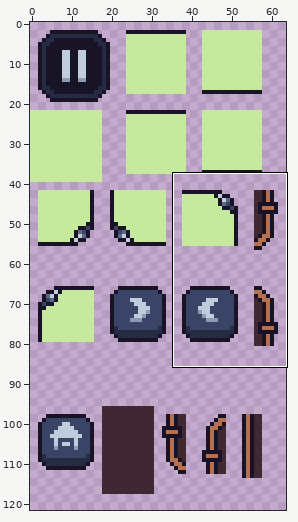
Sprite sheet -- Otis/images/dashboard-sheet2.png. Above, an overview of the earlier version with the close-up marked.
Close-up. As it was:
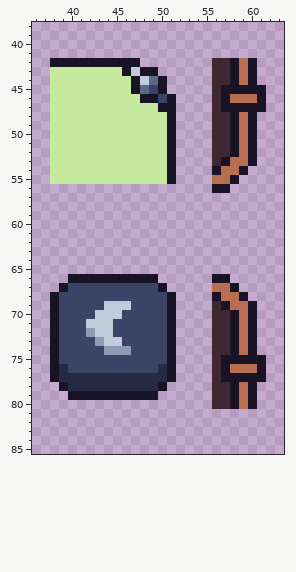
The file is 64x128 pixels. Colours within 5 levels of each other are drawn and written as one. Shown: x 36..63, y 38..85. The wide view leaves out empty margins.
The same view after the edit:
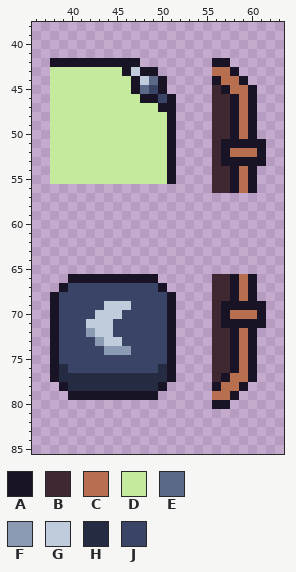
Palette (. is transparent): A #181425  B #3f2832  C #b86f50  D #c5e99d  E #5a6988  F #8b9bb4  G #c0cbdc  H #262b44  J #3a4466
Change:
@@ x 54..63 @@
 41 ..........
-42 ..BBACA...
-43 ..BBACA...
-44 ..BBACA...
-45 ..BAAAAA..
-46 ..BACCCA..
-47 ..BAAAAA..
+42 ..AA......
+43 ..CCA.....
+44 ..ACCA....
+45 ..BACCA...
+46 ..BBACA...
+47 ..BBACA...
 48 ..BBACA...
@@ x 54..63 @@
 50 ..BBACA...
-51 ..BBACA...
-52 ..BBACA...
-53 ..BACCA...
-54 ..ACCA....
-55 ..CCA.....
-56 ..AA......
+51 ..BAAAAA..
+52 ..BACCCA..
+53 ..BAAAAA..
+54 ..BBACA...
+55 ..BBACA...
+56 ..BBACA...
 57 ..........
@@ x 54..63 @@
 65 ..........
-66 ..AA......
-67 ..CCA.....
-68 ..ACCA....
-69 ..BACCA...
-70 ..BBACA...
-71 ..BBACA...
+66 ..BBACA...
+67 ..BBACA...
+68 ..BBACA...
+69 ..BAAAAA..
+70 ..BACCCA..
+71 ..BAAAAA..
 72 ..BBACA...
@@ x 54..63 @@
 74 ..BBACA...
-75 ..BAAAAA..
-76 ..BACCCA..
-77 ..BAAAAA..
-78 ..BBACA...
-79 ..BBACA...
-80 ..BBACA...
+75 ..BBACA...
+76 ..BBACA...
+77 ..BACCA...
+78 ..ACCA....
+79 ..CCA.....
+80 ..AA......
 81 ..........
